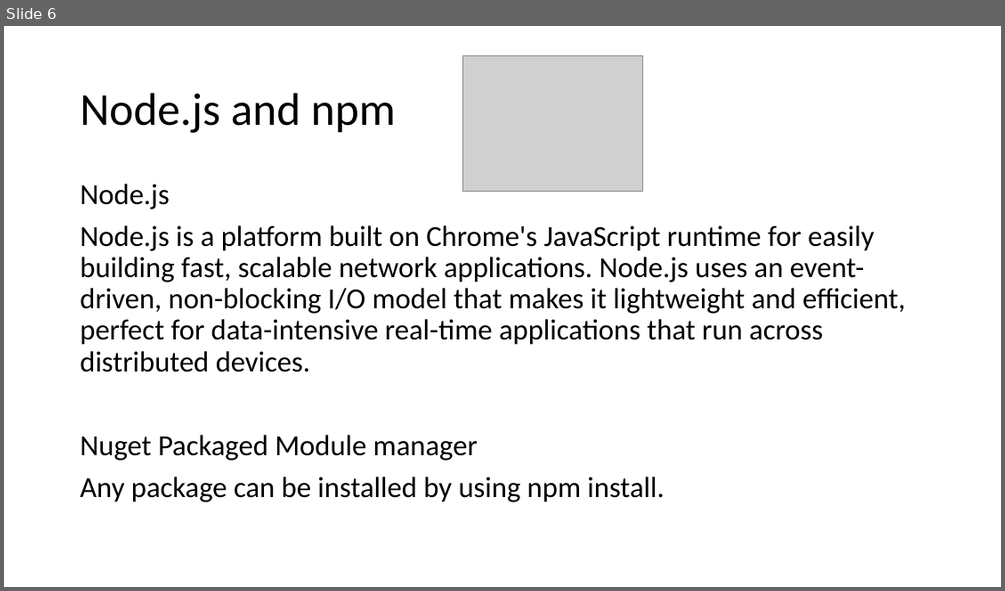
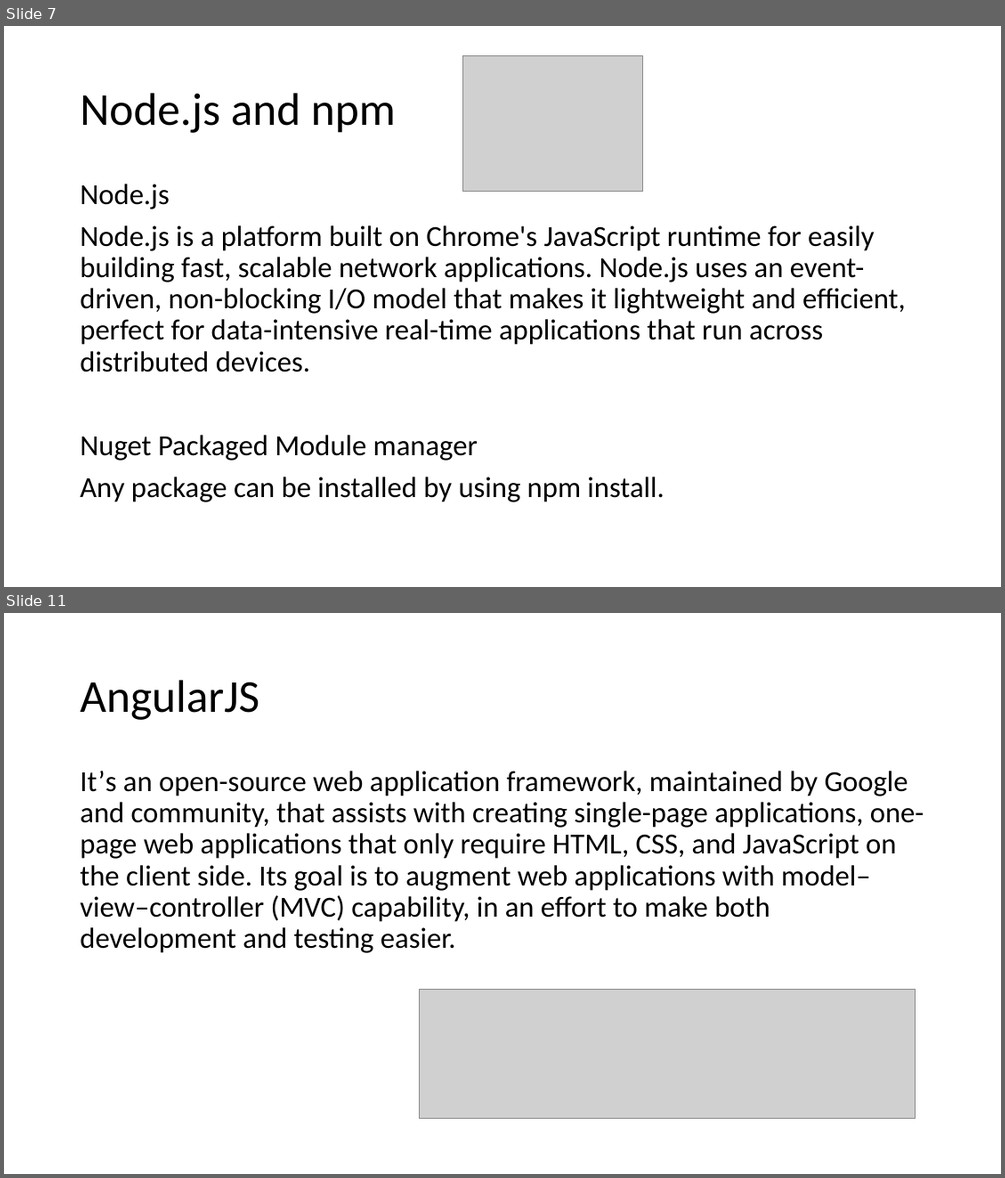
Before and after one commit to artuste/angularjs-json, a slide deck: doc/Presentation_Front_End.pptx. Shown one above the other, each under a label of ours: slide 6 before the commit, slides 7 and 11 after it; the slides between them are not shown. The pictures are 1005x591 and 1005x1178 pixels, drawn with LibreOffice and Linux fonts; fonts in the diff are those of the drawing; grey boxes stand for pictures; background and template pictures are left out. Boxes give left, top, right and bottom in pixels: in the first picture for what was removed or moved away, otherwise in the second. Text is boxed around its words. In the diff, an @@ line names an element or a change of style, - is before the commit and + after.

```diff
--- a/doc/Presentation_Front_End.pptx
+++ b/doc/Presentation_Front_End.pptx
@@ slide 11 added at (4,613,1001,1174), background #FFFFFF @@
@@ title added at (80,680,259,720), 44 pt, text #000000 @@
+AngularJS
@@ text added at (80,771,924,953), 28 pt, text #000000 @@
+It’s an open-source web application framework, maintained by Google and community, that assists with creating single-page applications, one-page web applications that only require HTML, CSS, and JavaScript on the client side. Its goal is to augment web applications with model–view–controller (MVC) capability, in an effort to make both development and testing easier.
@@ picture added at (419,989,914,1118) @@
@@ what was slide 6 is now slide 7 @@
```
Also in this commit, not shown: 8 slides changed, 5 other slides added.
